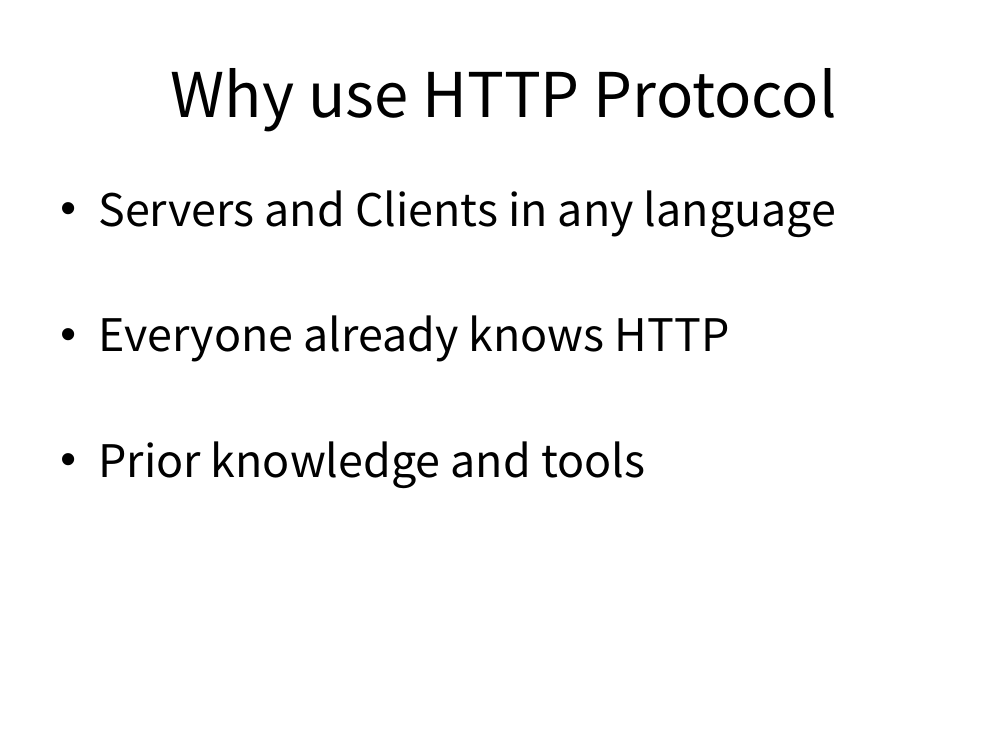
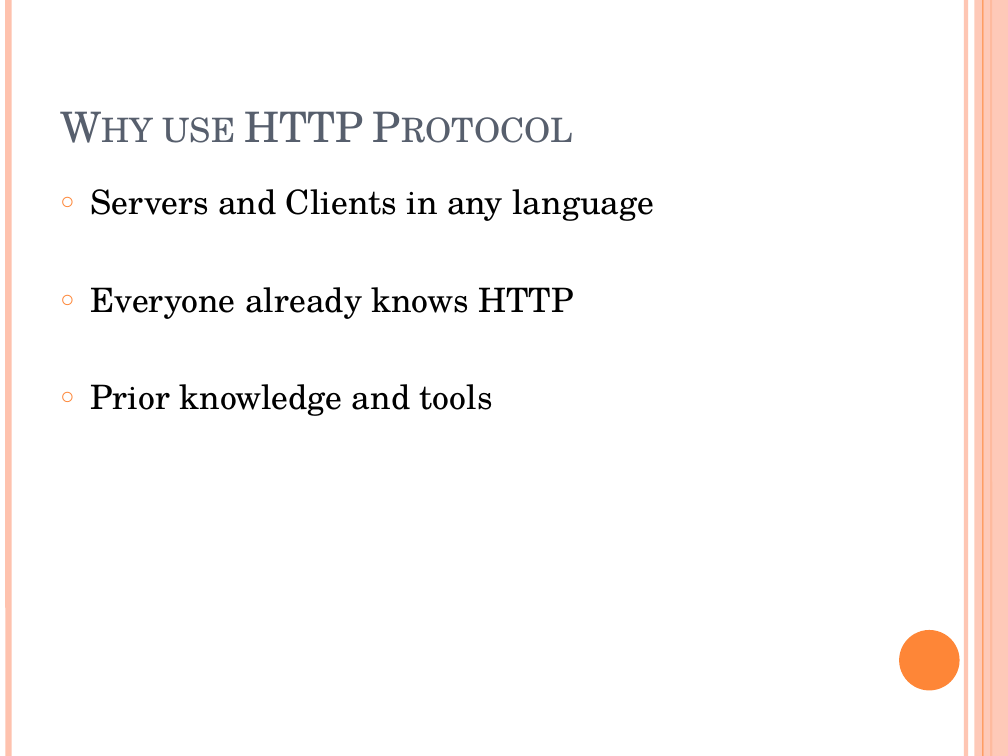
Before and after one commit to bleujin/aradon, a slide deck: slide 6 of resource/docs/ServicePlatformAradon.pptx (slide 5 before the commit). Drawn at 1008x756 pixels with LibreOffice and Linux fonts; fonts in the diff are those of the drawing. Boxes give left, top, right and bottom in pixels: in the first picture for what was removed or moved away, otherwise in the second. Text is boxed around its words. In the diff, an @@ line names an element or a change of style, - is before the commit and + after.

```diff
--- a/resource/docs/ServicePlatformAradon.pptx
+++ b/resource/docs/ServicePlatformAradon.pptx
@@ line added from (8, 0) to (8, 756), #FEC3AE 4.5 pt @@
@@ line added from (966, 0) to (966, 756), #FEC3AE 3 pt @@
@@ rectangle added at [975, 0, 1008, 756], fill #FEC3AE at 87% opacity @@
@@ line added from (983, 0) to (983, 756), #FE8637 0.75 pt @@
@@ line added from (991, 0) to (991, 756), #FE8637 1.5 pt @@
@@ title "Why use HTTP Protocol" at [162, 111, 364, 143]: size 44 to 30 pt, font Noto Sans CJK KR to TeX Gyre Schola, text colour #000000 to #575F6D, small capitals on; alignment centre to left; vertical alignment middle to bottom @@
@@ text "Servers and Clients in any ..." at [91, 189, 654, 416]: size 32 to 24 pt, font Noto Sans CJK KR to TeX Gyre Schola; bullet • to ○ @@
@@ ellipse added at [899, 630, 960, 690], fill #FE8637 @@
```
Also in this commit, not shown: 7 other slides changed, 1 slide added, 1 other file.
